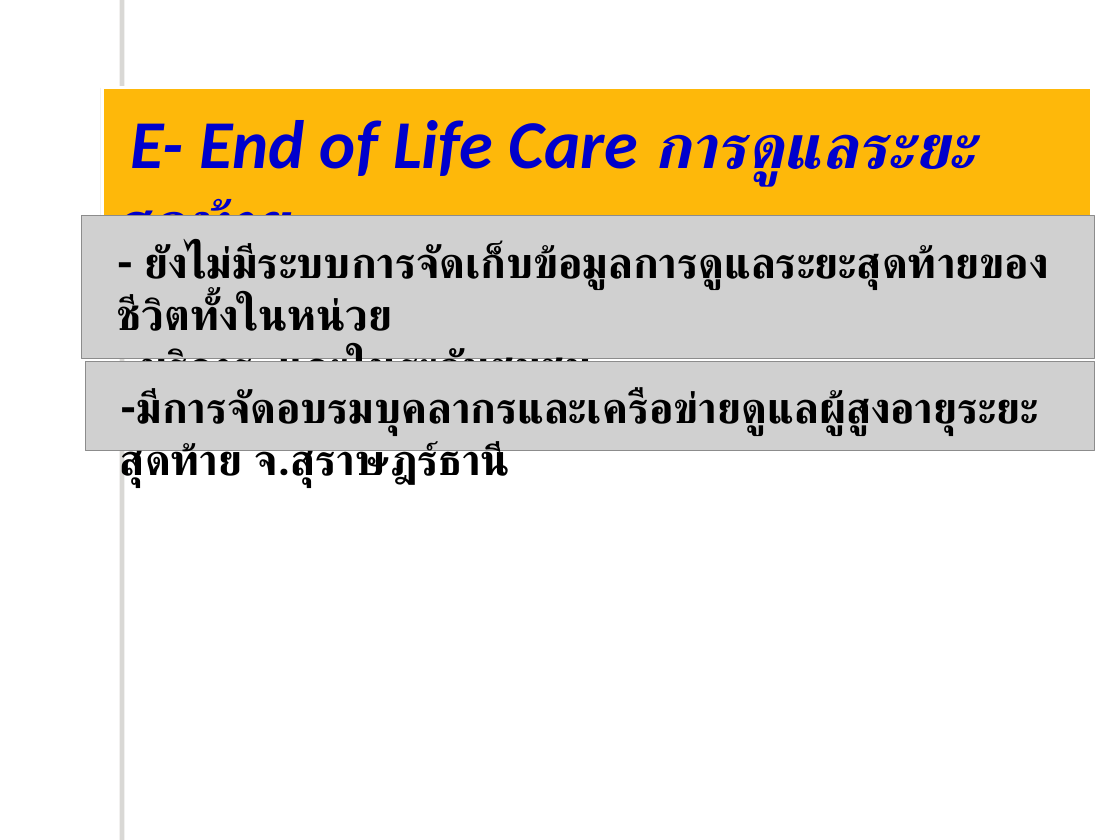
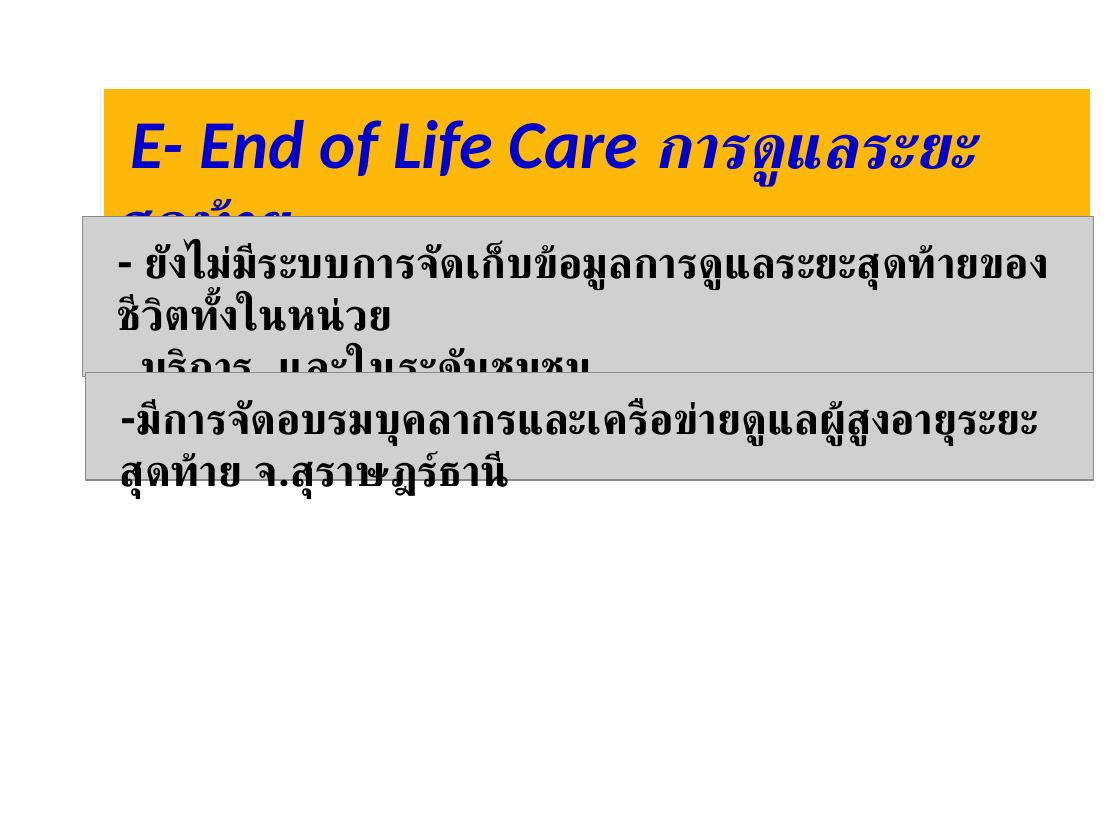
Before and after one commit to joblackpoc/Jobs_SSJ, a slide deck: slide 11 of นิเทศก์/Ready/18เมษายน62/หมออนุ_งานสูงอายุระดับเขต_บ่าย.ppt. Drawn at 1120x840 pixels with LibreOffice and Linux fonts; fonts in the diff are those of the drawing; grey boxes stand for pictures; background and template pictures are left out. Boxes give left, top, right and bottom in pixels: in the first picture for what was removed or moved away, otherwise in the second. Text is boxed around its words. In the diff, an @@ line names an element or a change of style, - is before the commit and + after.

```diff
--- a/นิเทศก์/Ready/18เมษายน62/หมออนุ_งานสูงอายุระดับเขต_บ่าย.ppt
+++ b/นิเทศก์/Ready/18เมษายน62/หมออนุ_งานสูงอายุระดับเขต_บ่าย.ppt
@@ rectangle removed at bbox=[124, 0, 133, 840] @@
@@ picture: place and size @@
-picture at bbox=[82, 216, 1094, 358]
+picture at bbox=[83, 216, 1094, 376]
@@ picture: place and size @@
-picture at bbox=[85, 362, 1094, 451]
+picture at bbox=[86, 373, 1094, 480]
@@ text "-มีการจัดอบรมบุคลากรและเครือข่ายดูแลผู้สูงอายุระยะสุดท้าย จ. ...": place and size @@
-text "-มีการจัดอบรมบุคลากรและเครือข่ายดูแลผู้สูงอายุระยะสุดท้าย จ. ..." at bbox=[120, 388, 1039, 488]
+text "-มีการจัดอบรมบุคลากรและเครือข่ายดูแลผู้สูงอายุระยะสุดท้าย จ. ..." at bbox=[120, 399, 1039, 498]
```
Also in this commit, not shown: 10 other slides changed, 1 slide added, 1 slide removed, 13 other files.
